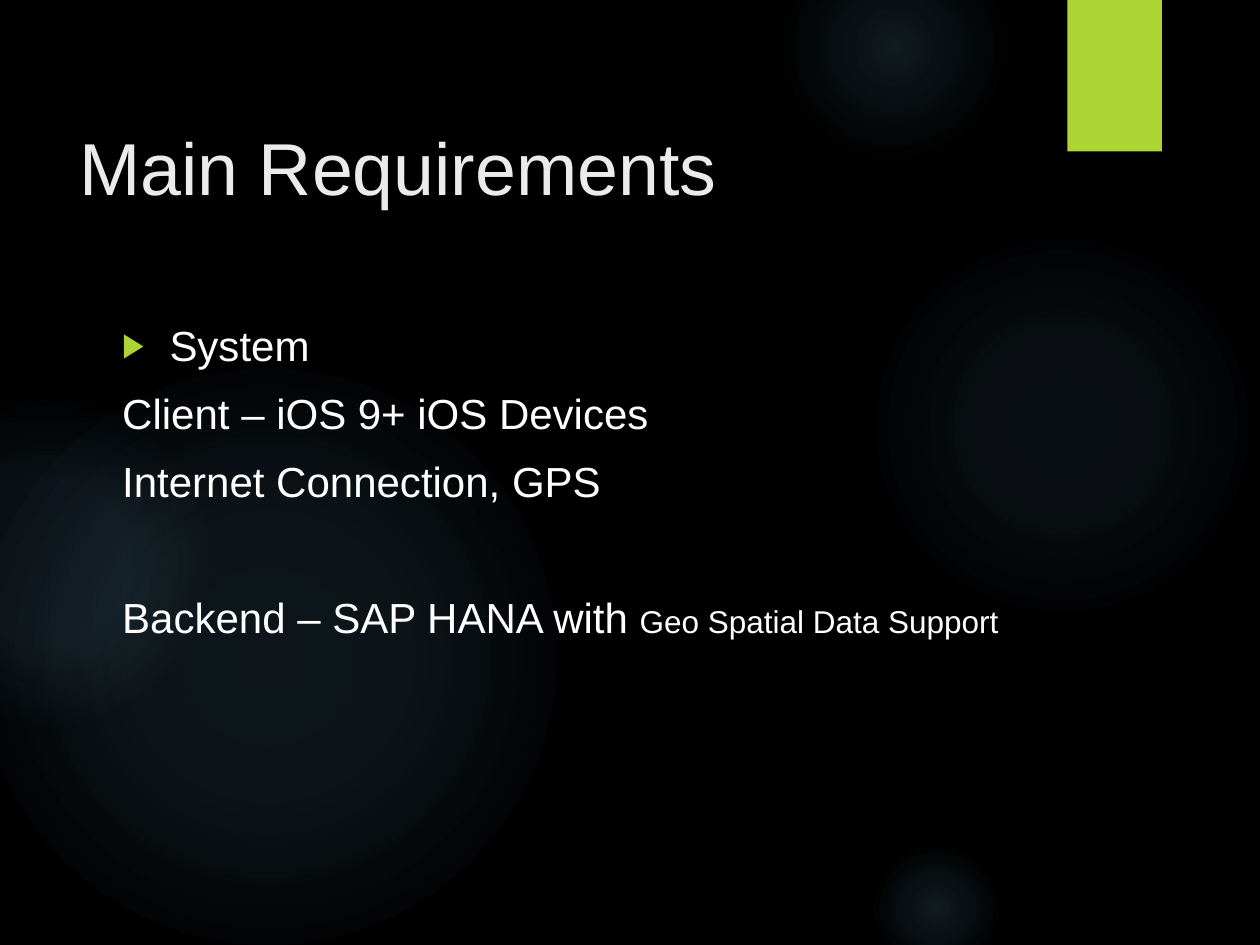
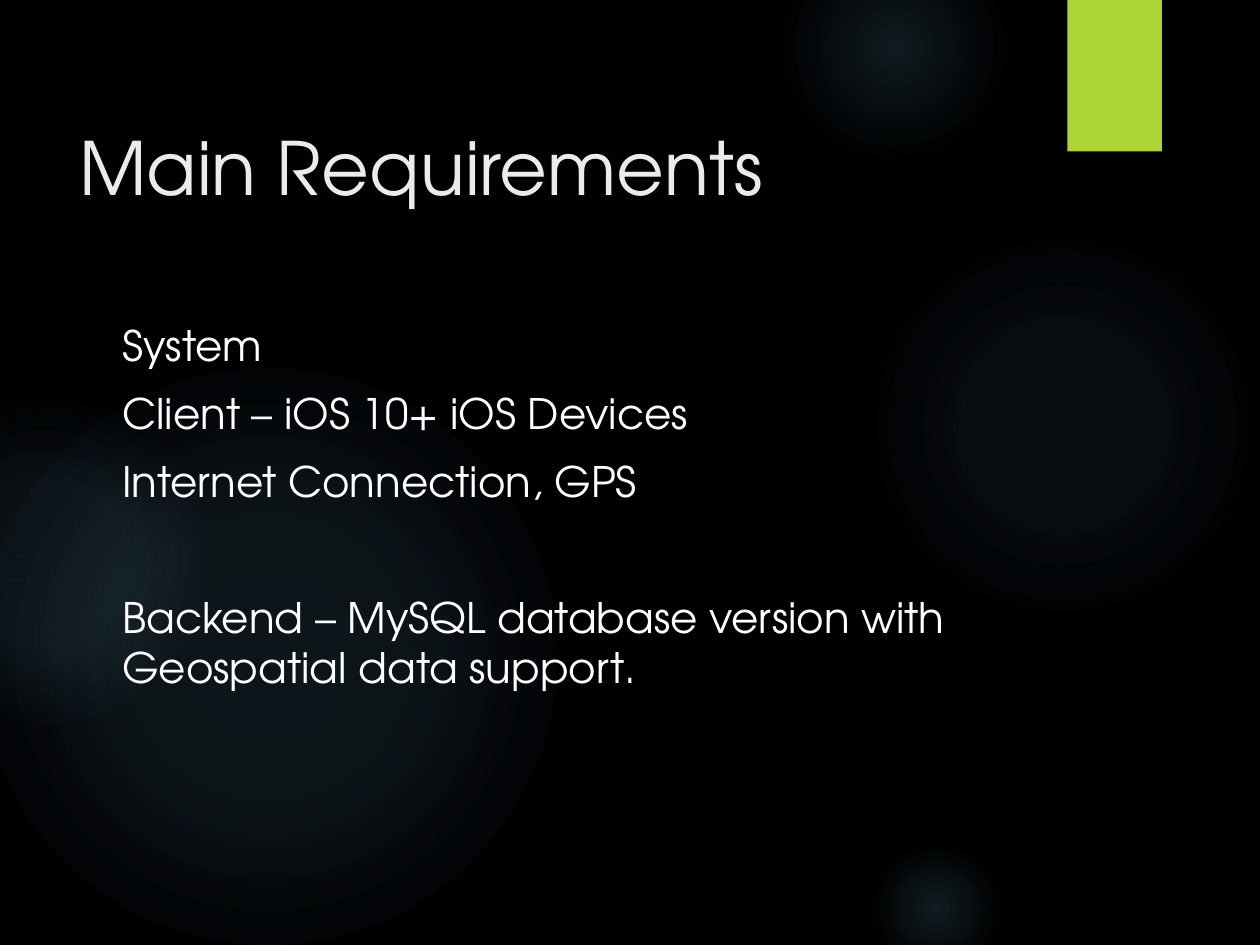
Before and after one commit to Virksaabnavjot/Documentation-MeetingRoom-Pro, a slide deck: slide 31 of Documentation/Final Presentaion/Presentation.pptx (slide 13 before the commit). Drawn at 1260x945 pixels with LibreOffice and Linux fonts; fonts in the diff are those of the drawing; background and template pictures are left out. Boxes give left, top, right and bottom in pixels: in the first picture for what was removed or moved away, otherwise in the second. Text is boxed around its words. In the diff, an @@ line names an element or a change of style, - is before the commit and + after.

```diff
--- a/Documentation/Final Presentaion/Presentation.pptx
+++ b/Documentation/Final Presentaion/Presentation.pptx
@@ title "Main Requirements" at box(79, 140, 763, 209): font Arial to TeX Gyre Adventor @@
@@ text at box(122, 329, 636, 500): font Arial to TeX Gyre Adventor in "System", "Internet Connection, GPS"; bullet ▶ to none @@
@@ text at box(122, 397, 688, 431): text changed; font Arial to TeX Gyre Adventor @@
-  Client – iOS 9+ iOS Devices
+  Client – iOS 10+ iOS Devices
@@ text at box(122, 601, 944, 691): text changed; size 18 to 24 pt; font Arial to TeX Gyre Adventor @@
-  Backend – SAP HANA with Geo Spatial Data Support
+  Backend – MySQL database version with Geospatial data support.
```
Also in this commit, not shown: 14 other slides changed, 24 slides added, 4 slides removed, 1 other file.
